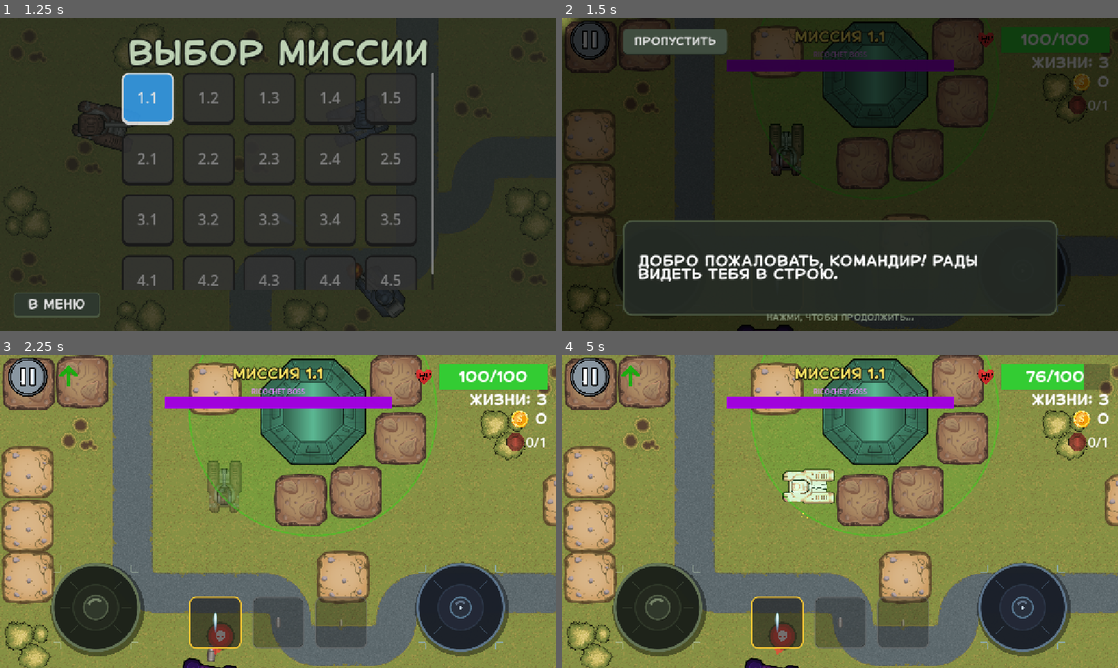
Above: before the commit, frames 1-4 (two rows, left to right).
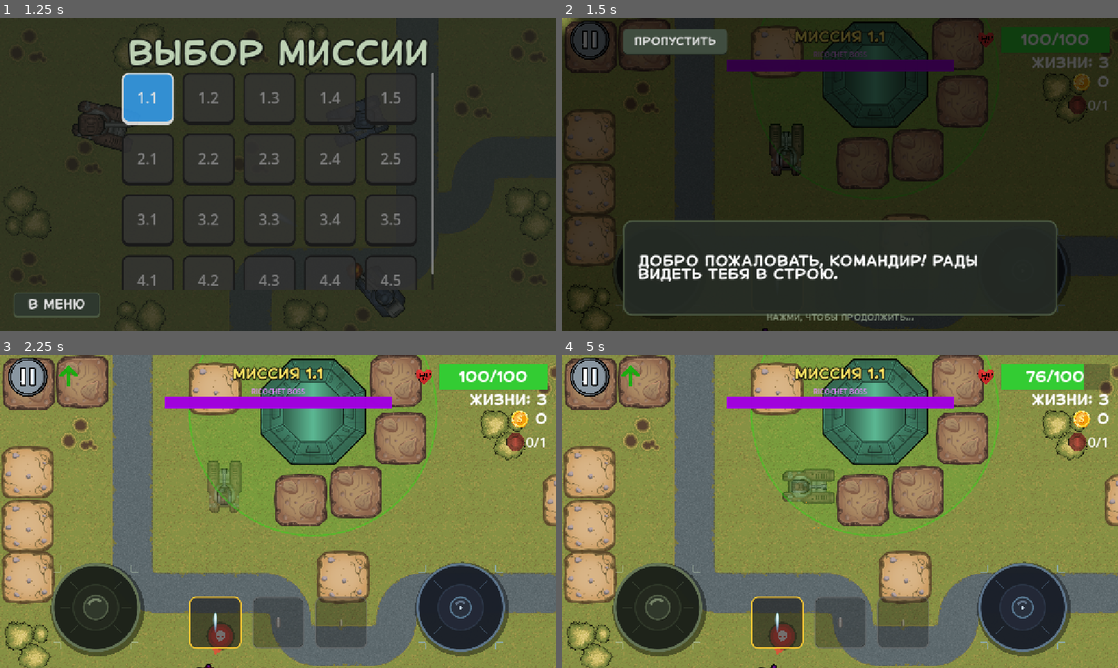
Above: after the commit, the same moments.

Repository: top-it-090304/Selyavi
Game: Godot game, scene res://scenes/MenuScenes/Menu.tscn
Two runs of this game, one before a commit and one after it. Both use one fixed random seed, a clock stepped at 60 frames per second and the inputs below. Sound files missing from this copy of the repository are replaced by a short silence.
Inputs (mouse positions are in pixels of both pictures, inside the frame that each line leads up to):
- Up to frame 1 (1.25 s): click "Миссии" at 0.5 s
- Up to frame 2 (1.5 s): click "1.1" at 1.25 s
- Up to frame 3 (2.25 s): click "ПРОПУСТИТЬ" at 2 s
- Up to frame 4 (5 s): move the mouse to (962, 495) at 2.77 s; hold D (move_right) 2.78-3.5 s; click (962, 495) at 2.92 s; drag from (728, 527) to (873, 411) at 3.52 s; move the mouse to (895, 442) at 4.27 s; hold D (move_right) from 4.28 s (still down)

Frame 1 is identical in both runs. In frame 2, 0.1% of the frame differs, in the area x 31-42%, y 98-100%; in frame 3, 0.2%; in frame 4, 1.0%, in the area x 32-49%, y 36-100%.

Commit message:
change sprite for ricochet boss

Diff:
--- a/scenes/Tank/Boss2.tscn
+++ b/scenes/Tank/Boss2.tscn
@@ -1,8 +1,8 @@
 [gd_scene load_steps=15 format=3]
 
 [ext_resource type="Script" path="res://scripts/Tank/Boss2.gd" id="1"]
-[ext_resource type="Texture2D" path="res://assets/future_tanks/PNG/Weapon_Color_D/Gun_08.png" id="2"]
-[ext_resource type="Texture2D" path="res://assets/future_tanks/PNG/Hulls_Color_D/Hull_07.png" id="3"]
+[ext_resource type="Texture2D" path="res://assets/future_tanks/PNG/Weapon_Color_D/Gun_02.png" id="2"]
+[ext_resource type="Texture2D" path="res://assets/future_tanks/PNG/Hulls_Color_D/Hull_08.png" id="3"]
 [ext_resource type="Texture2D" path="res://assets/future_tanks/PNG/Effects/Explosion_C.png" id="4"]
 [ext_resource type="Texture2D" path="res://assets/future_tanks/PNG/Effects/Explosion_B.png" id="5"]
 [ext_resource type="Texture2D" path="res://assets/future_tanks/PNG/Effects/Explosion_H.png" id="6"]
@@ -77,7 +77,7 @@
 offset = Vector2(0, -40)
 
 [node name="BulletPosition" type="Marker2D" parent="BodyTank/Gun"]
-position = Vector2(0, -85)
+position = Vector2(0, -130)
 
 [node name="NavigationAgent2D" type="NavigationAgent2D" parent="."]
 target_desired_distance = 22.23
--- a/scripts/Tank/Boss2.gd
+++ b/scripts/Tank/Boss2.gd
@@ -17,23 +17,20 @@
 func _ready():
 	_type_enemy = TypeEnemy.BOSS
 	super._ready()
+	_patrol_speed = 150
+	_chase_speed = 130
 
 	if _body:
-		_body.texture = load("res://assets/future_tanks/PNG/Hulls_Color_D/Hull_07.png")
+		_body.texture = load("res://assets/future_tanks/PNG/Hulls_Color_D/Hull_08.png")
 		_body.modulate = Color(0.8, 0.25, 1.0)
 	if _gun:
+		_gun.texture = load("res://assets/future_tanks/PNG/Weapon_Color_D/Gun_02.png")
 		_gun.modulate = Color(0.9, 0.4, 1.0)
 
 	_setup_hp_bar()
 
 	_enemy_scene = load("res://scenes/Tank/Enemy.tscn")
 	_ricochet_scene = load("res://scenes/Tank/RicochetBullet.tscn")
-
-	_spawn_timer = Timer.new()
-	_spawn_timer.wait_time = 9.0
-	_spawn_timer.autostart = true
-	_spawn_timer.timeout.connect(_spawn_minion)
-	add_child(_spawn_timer)
 
 func _setup_hp_bar():
 	var canvas = CanvasLayer.new()
Not shown, added: scripts/Tank/Boss2.gd.uid
